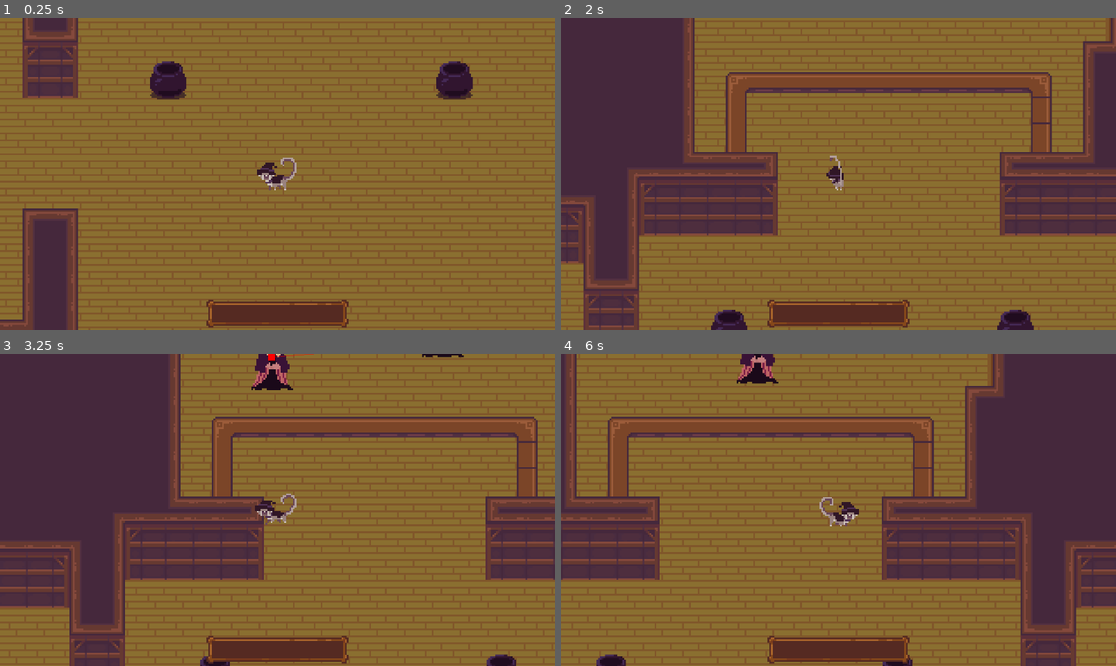
Above: before the commit, frames 1-4 (two rows, left to right).
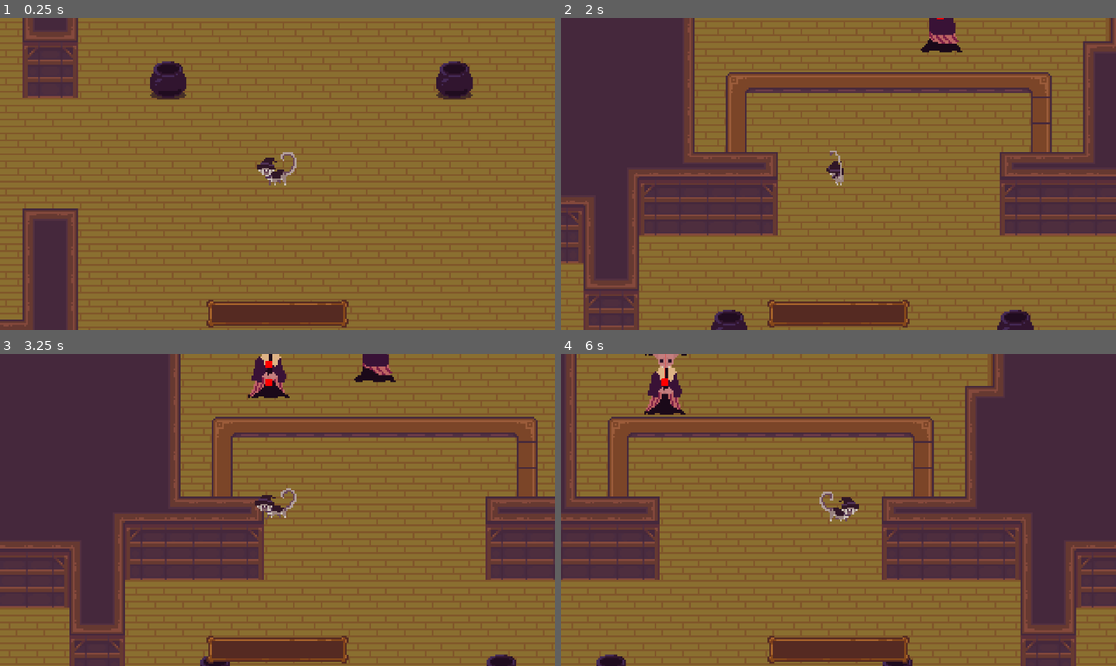
Above: after the commit, the same moments.

Repository: Tarnest/witch-cooking-game
Game: Godot game, scene res://Main/main.tscn
Two runs of this game, one before a commit and one after it. Both use one fixed random seed, a clock stepped at 60 frames per second and the inputs below.
Inputs (mouse positions are in pixels of both pictures, inside the frame that each line leads up to):
- Up to frame 1 (0.25 s): no input
- Up to frame 2 (2 s): move the mouse to (810, 236) at 0.52 s; press the mouse at (810, 236) at 0.53 s; hold W (move_up) from 0.53 s (still down); move the mouse to (1005, 220) at 1.27 s; release the mouse at (1005, 220) at 1.28 s; click (1005, 220) at 1.35 s
- Up to frame 3 (3.25 s): move the mouse to (111, 463) at 2.02 s; release W (move_up) at 2.03 s; press the mouse at (111, 463) at 2.03 s; hold A (move_left) from 2.03 s (still down); move the mouse to (305, 510) at 2.77 s; release the mouse at (305, 510) at 2.78 s; click (305, 510) at 2.85 s
- Up to frame 4 (6 s): move the mouse to (755, 432) at 3.52 s; release A (move_left) at 3.53 s; press the mouse at (755, 432) at 3.53 s; hold S (move_down) 3.53-4.28 s; tap E (open_menu) at 4.15 s; move the mouse to (960, 494) at 4.27 s; release the mouse at (960, 494) at 4.28 s; hold D (move_right) 4.28-5.03 s; click (960, 494) at 4.35 s; move the mouse to (727, 525) at 5.02 s; press the mouse at (727, 525) at 5.03 s; hold W (move_up) 5.03-5.78 s; move the mouse to (894, 441) at 5.77 s; release the mouse at (894, 441) at 5.78 s; hold D (move_right) from 5.78 s (still down); click (894, 441) at 5.85 s

The runs differ from the first frame. In frame 1, 0.4% of the frame differs, in the area x 46-54%, y 42-56%; in frame 2, 0.8%; in frame 3, 1.7%; in frame 4, 1.9%, in the area x 15-54%, y 0-56%.

Commit message:
Added Bat Lady Animations

Diff:
--- a/Customers/BatLady/bat_lady.gd
+++ b/Customers/BatLady/bat_lady.gd
@@ -12,6 +12,8 @@
 @export var ray_length = 20
 @onready var navigation: NavigationAgent2D = $NavigationAgent2D
 @onready var ray = $RayCast2D
+@onready var animation = $AnimationPlayer
+@onready var sprite = $Sprite2D
 var accel = 7
 var current_state: State = State.MOVING_TO_ORDER
 var direction: Vector2
@@ -25,8 +27,8 @@
 	match current_state:
 		State.MOVING_TO_ORDER: moving_to_order()
 		State.WAITING_TO_ORDER: waiting_to_order()
-		State.WAITING_TO_RECEIVE_ORDER: pass
-		State.MOVING_TO_RECEIVE_ORDER: pass
+		State.MOVING_TO_RECEIVE_ORDER: moving_to_receive_order()
+		State.WAITING_TO_RECEIVE_ORDER: waiting_to_receive_order()
 		State.LEAVING: leaving()
 		_: pass
 
@@ -67,18 +69,60 @@
 	if distance < 0.5:
 		change_state(State.WAITING_TO_ORDER)
 
+	if direction != Vector2.ZERO:
+		animation.play("move_left")
+	else:
+		animation.play("idle_left")
+
 func waiting_to_order():
-	var counter_position = Vector2(275, -16)
+	var counter_position = Vector2(275, -2)
 	navigation.target_position = counter_position
 
-	var distance = global_position.distance_to(counter_position)
+	if direction != Vector2.ZERO:
+		animation.play("move_down")
+	else:
+		animation.play("idle_down")
+
+func moving_to_receive_order():
+	var waiting_in_line = Vector2(410, -2)
+	navigation.target_position = waiting_in_line
+
+	sprite.flip_h = true
+
+	if direction != Vector2.ZERO:
+		animation.play("move_left")
+
+	if ray.is_colliding():
+		sprite.flip_h = false
+		animation.play("idle_down")
+
+	var distance = global_position.distance_to(waiting_in_line)
 
 	if distance < 0.5:
+		change_state(State.WAITING_TO_RECEIVE_ORDER)
+
+
+func waiting_to_receive_order():
+	sprite.flip_h = false
+
+	animation.play("idle_down")
+
+	if Input.is_action_just_pressed("left_click"):
 		change_state(State.LEAVING)
 
+
 func leaving():
-	var leave_position = Vector2(474, -31)
+	var leave_position = Vector2(465, -21)
 	navigation.target_position = leave_position
+
+	ray.enabled = false
+
+	sprite.flip_h = true
+
+	if velocity != Vector2.ZERO:
+		animation.play("move_left")
+	else:
+		animation.play("idle_left")
 
 	var distance = global_position.distance_to(leave_position)
 
--- a/Customers/BatLady/bat_lady.tscn
+++ b/Customers/BatLady/bat_lady.tscn
@@ -9,10 +9,135 @@
 recipes = Array[Resource("res://Inventory/recipe.gd")]([])
 speed = 25
 
+[sub_resource type="Animation" id="Animation_qldb3"]
+resource_name = "idle_up"
+length = 1.5
+loop_mode = 1
+tracks/0/type = "value"
+tracks/0/imported = false
+tracks/0/enabled = true
+tracks/0/path = NodePath("Sprite2D:frame")
+tracks/0/interp = 1
+tracks/0/loop_wrap = true
+tracks/0/keys = {
+"times": PackedFloat32Array(0, 0.5, 0.7, 1.3),
+"transitions": PackedFloat32Array(1, 1, 1, 1),
+"update": 1,
+"values": [1, 6, 7, 8]
+}
+
+[sub_resource type="Animation" id="Animation_pfu8g"]
+resource_name = "idle_left"
+length = 1.5
+loop_mode = 1
+tracks/0/type = "value"
+tracks/0/imported = false
+tracks/0/enabled = true
+tracks/0/path = NodePath("Sprite2D:frame")
+tracks/0/interp = 1
+tracks/0/loop_wrap = true
+tracks/0/keys = {
+"times": PackedFloat32Array(0, 0.5, 0.7, 1.3),
+"transitions": PackedFloat32Array(1, 1, 1, 1),
+"update": 1,
+"values": [2, 9, 10, 11]
+}
+
+[sub_resource type="Animation" id="Animation_x5ot0"]
+resource_name = "idle_down"
+length = 1.5
+loop_mode = 1
+tracks/0/type = "value"
+tracks/0/imported = false
+tracks/0/enabled = true
+tracks/0/path = NodePath("Sprite2D:frame")
+tracks/0/interp = 1
+tracks/0/loop_wrap = true
+tracks/0/keys = {
+"times": PackedFloat32Array(0, 0.5, 0.7, 1.3),
+"transitions": PackedFloat32Array(1, 1, 1, 1),
+"update": 1,
+"values": [0, 3, 4, 5]
+}
+
+[sub_resource type="Animation" id="Animation_h4x7h"]
+resource_name = "move_up"
+loop_mode = 1
+tracks/0/type = "value"
+tracks/0/imported = false
+tracks/0/enabled = true
+tracks/0/path = NodePath("Sprite2D:frame")
+tracks/0/interp = 1
+tracks/0/loop_wrap = true
+tracks/0/keys = {
+"times": PackedFloat32Array(0, 0.3, 0.5, 0.8),
+"transitions": PackedFloat32Array(1, 1, 1, 1),
+"update": 1,
+"values": [16, 17, 18, 19]
+}
+
+[sub_resource type="Animation" id="Animation_26lca"]
+resource_name = "move_down"
+loop_mode = 1
+tracks/0/type = "value"
+tracks/0/imported = false
+tracks/0/enabled = true
+tracks/0/path = NodePath("Sprite2D:frame")
+tracks/0/interp = 1
+tracks/0/loop_wrap = true
+tracks/0/keys = {
+"times": PackedFloat32Array(0, 0.3, 0.5, 0.8),
+"transitions": PackedFloat32Array(1, 1, 1, 1),
+"update": 1,
+"values": [12, 13, 14, 15]
+}
+
+[sub_resource type="Animation" id="Animation_8tmid"]
+resource_name = "move_left"
+loop_mode = 1
+tracks/0/type = "value"
+tracks/0/imported = false
+tracks/0/enabled = true
+tracks/0/path = NodePath("Sprite2D:frame")
+tracks/0/interp = 1
+tracks/0/loop_wrap = true
+tracks/0/keys = {
+"times": PackedFloat32Array(0, 0.3, 0.5, 0.8),
+"transitions": PackedFloat32Array(1, 1, 1, 1),
+"update": 1,
+"values": [20, 21, 22, 23]
+}
+
+[sub_resource type="Animation" id="Animation_ceqyg"]
+length = 0.001
+tracks/0/type = "value"
+tracks/0/imported = false
+tracks/0/enabled = true
+tracks/0/path = NodePath("Sprite2D:frame")
+tracks/0/interp = 1
+tracks/0/loop_wrap = true
+tracks/0/keys = {
+"times": PackedFloat32Array(0),
+"transitions": PackedFloat32Array(1),
+"update": 1,
+"values": [3]
+}
+
+[sub_resource type="AnimationLibrary" id="AnimationLibrary_75dif"]
+_data = {
+"RESET": SubResource("Animation_ceqyg"),
+"idle_down": SubResource("Animation_x5ot0"),
+"idle_left": SubResource("Animation_pfu8g"),
+"idle_up": SubResource("Animation_qldb3"),
+"move_down": SubResource("Animation_26lca"),
+"move_left": SubResource("Animation_8tmid"),
+"move_up": SubResource("Animation_h4x7h")
+}
+
 [sub_resource type="RectangleShape2D" id="RectangleShape2D_dlmk1"]
-size = Vector2(18, 28)
+size = Vector2(18, 20)
 
-[node name="BatLady" type="CharacterBody2D"]
+[node name="BatLady" type="CharacterBody2D" groups=["Customer"]]
 collision_layer = 8
 collision_mask = 0
 script = ExtResource("1_5trwo")
@@ -22,10 +147,17 @@
 texture_filter = 1
 texture = ExtResource("2_8apep")
 hframes = 24
+frame = 3
 metadata/_edit_lock_ = true
 
+[node name="AnimationPlayer" type="AnimationPlayer" parent="."]
+libraries = {
+"": SubResource("AnimationLibrary_75dif")
+}
+
 [node name="CollisionShape2D" type="CollisionShape2D" parent="."]
-position = Vector2(0, 6)
+y_sort_enabled = true
+position = Vector2(0, 10)
 shape = SubResource("RectangleShape2D_dlmk1")
 
 [node name="RayCast2D" type="RayCast2D" parent="."]
--- a/Main/main.tscn
+++ b/Main/main.tscn
@@ -361,14 +361,17 @@
 position = Vector2(307, 220)
 collision_mask = 6
 speed = 100
+ray_length = 20
 
 [node name="Camera2D" type="Camera2D" parent="Player"]
 zoom = Vector2(6, 6)
 
+[node name="OrderList" type="CanvasLayer" parent="Player"]
+
 [node name="Customers" type="Node2D" parent="."]
 
 [node name="BatLady" parent="Customers" instance=ExtResource("16_vge7i")]
-position = Vector2(453, -32)
+position = Vector2(410, -2)
 
 [node name="BatLady2" parent="Customers" instance=ExtResource("16_vge7i")]
 position = Vector2(321, -34)
--- a/Player/player.gd
+++ b/Player/player.gd
@@ -34,6 +34,9 @@
 		if collider.is_in_group("Container") && collider.object_closed:
 			if current_state != state.MOVING:
 				change_state(state.IDLE)
+
+		if collider.is_in_group("Customer") && Input.is_action_just_pressed("open_menu"):
+			collider.change_state(collider.State.MOVING_TO_RECEIVE_ORDER)
 
 	move_and_slide()
 
--- a/Player/player.tscn
+++ b/Player/player.tscn
@@ -218,6 +218,7 @@
 
 [node name="Sprite2D" type="Sprite2D" parent="."]
 texture_filter = 1
+position = Vector2(0, -3)
 texture = ExtResource("3_g5pf6")
 hframes = 45
 
@@ -228,13 +229,13 @@
 autoplay = "idle_west"
 
 [node name="CollisionShape2D" type="CollisionShape2D" parent="."]
-position = Vector2(0, 4)
+position = Vector2(0, 1)
 rotation = 1.5708
 shape = SubResource("CapsuleShape2D_5t5ku")
 
 [node name="RayCast2D" type="RayCast2D" parent="."]
 target_position = Vector2(-20, 0)
-collision_mask = 4
+collision_mask = 12
 collide_with_areas = true
 
 [node name="InventoryUI" type="CanvasLayer" parent="."]
Not shown: 1 places in Customers/BatLady/bat_lady.tscn that only renumber resources
